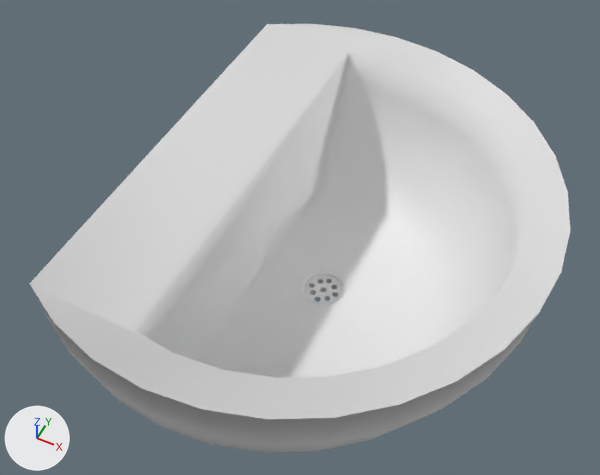
The Blender file Blender/sink_plate.blend: old version first, new version second.
Rendered twice from a 50 mm lens placed at (211.0, -354.0, 387.0), pointed at (35.0, -2.0, -53.0). Lighting does not change. The marker at lower left points along +X, +Y and +Z.

In view in the first picture: 'sink_plate', 'sink_water_вщщк'.
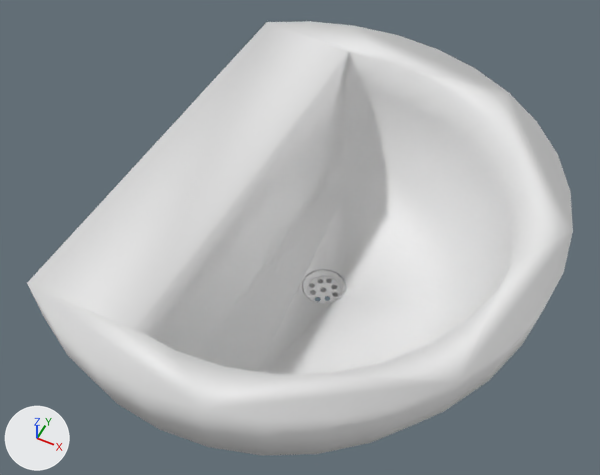
What differs and where, as boxes (x1, y1, x2, y2) in the pictures (600 x 475 px; the box of a moved part takes in the faces that stretch with it):
'sink_plate', surface changed, modifiers changed: before (29, 24, 570, 452); after (27, 21, 573, 455)
part 1 of me_sphere, moved or reshaped: before (30, 285, 539, 452); after (28, 285, 541, 455)

Edits to the bpy script that builds the scene:
```text
Change me_sphere:
    where me_sphere.from_pydata(...)  # 282 vertices, 167 faces; spans x -0.4..1.16, y -1.0..1.0, z -0.71..0.0
    used by ob_sink_plate; location = (0.1, 0.0, 0.2); scale = (180.0, 180.0, 180.0)
    me_sphere part 1
    90 faces are deleted
    90 new faces join them
Change ob_sink_plate:
    add _m = ob_sink_plate.modifiers.new('Solidify', 'SOLIDIFY')
    add _m.nonmanifold_thickness_mode = 'FIXED'
    add _m.nonmanifold_merge_threshold = 0.0003
```
